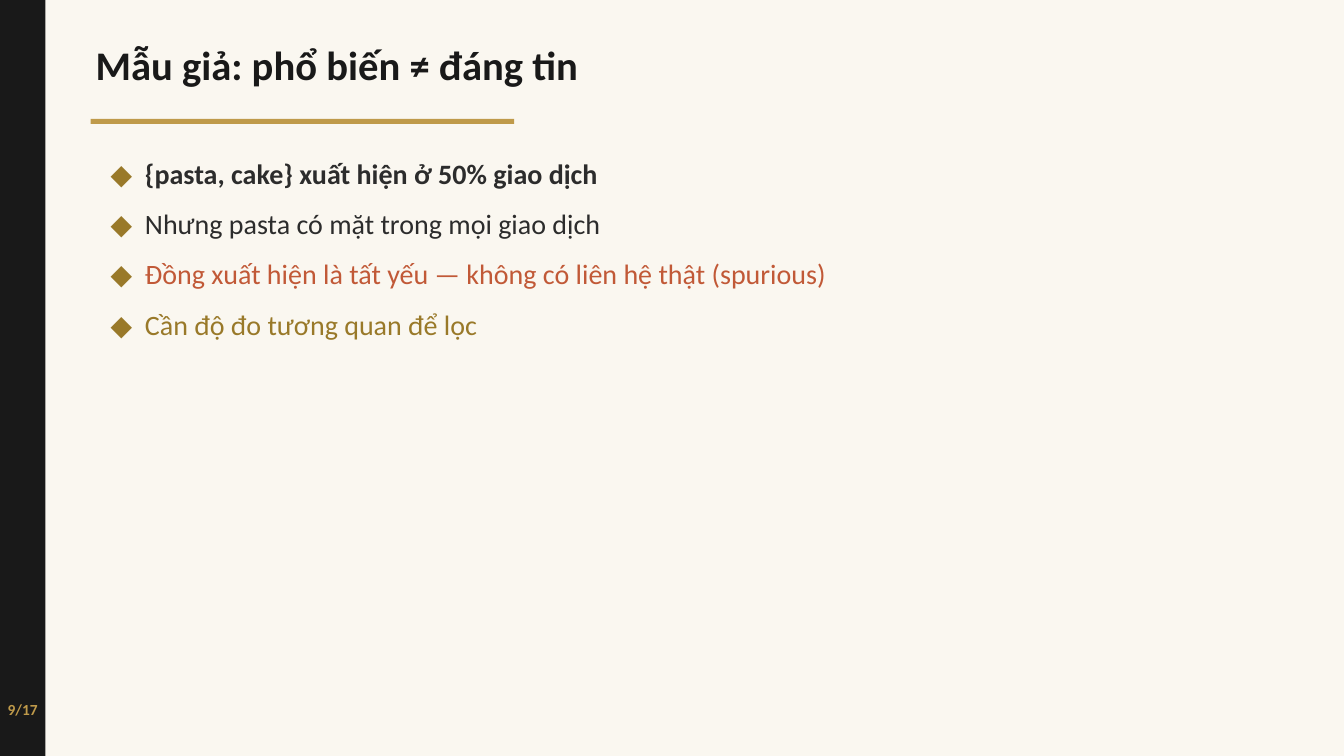
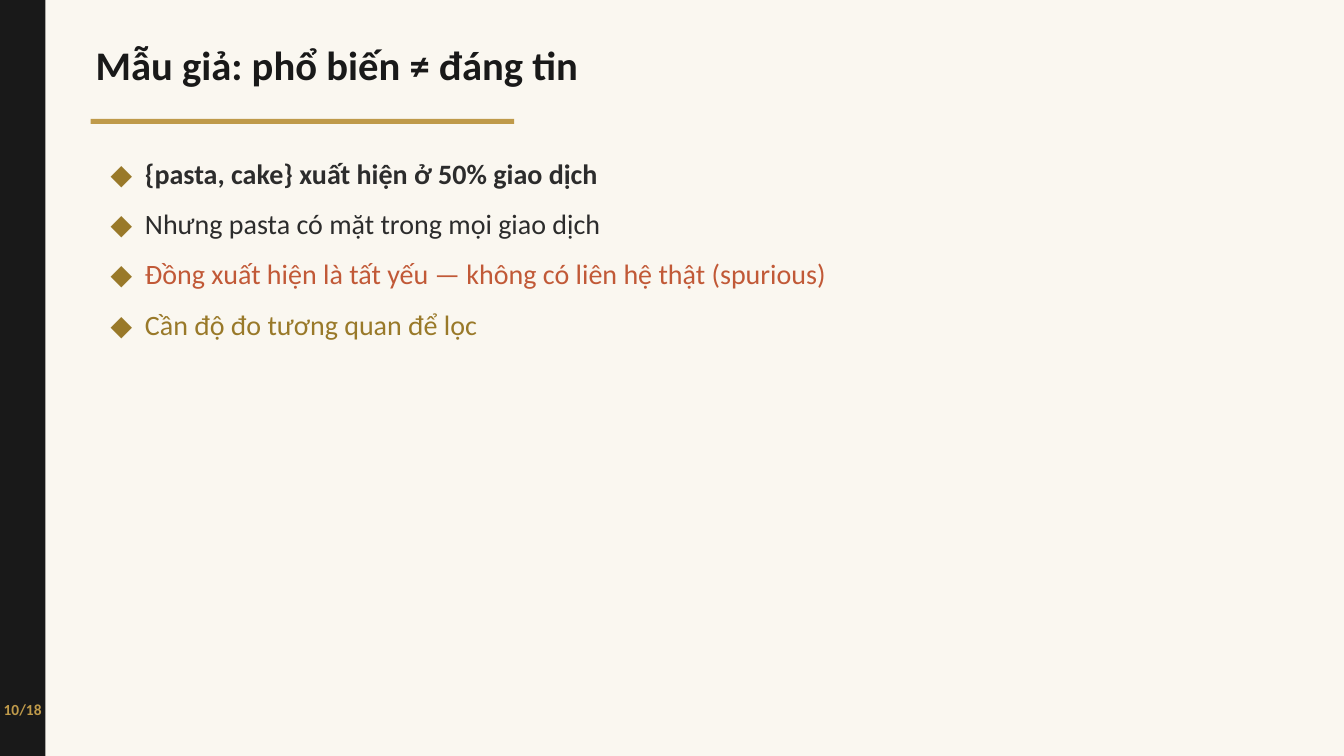
Before and after one commit to canhcutcon/advantage_data_mining, a slide deck: slide 10 of slides/presentation_v2.pptx (slide 9 before the commit). Drawn at 1344x756 pixels with LibreOffice and Linux fonts; fonts in the diff are those of the drawing. Boxes give left, top, right and bottom in pixels: in the first picture for what was removed or moved away, otherwise in the second. Text is boxed around its words. In the diff, an @@ line names an element or a change of style, - is before the commit and + after.

```diff
--- a/slides/presentation_v2.pptx
+++ b/slides/presentation_v2.pptx
@@ text at (x1=4, y1=704, x2=42, y2=716): text changed @@
-9/17
+10/18
```
Also in this commit, not shown: 14 other slides changed, 1 slide added, 12 other files.
